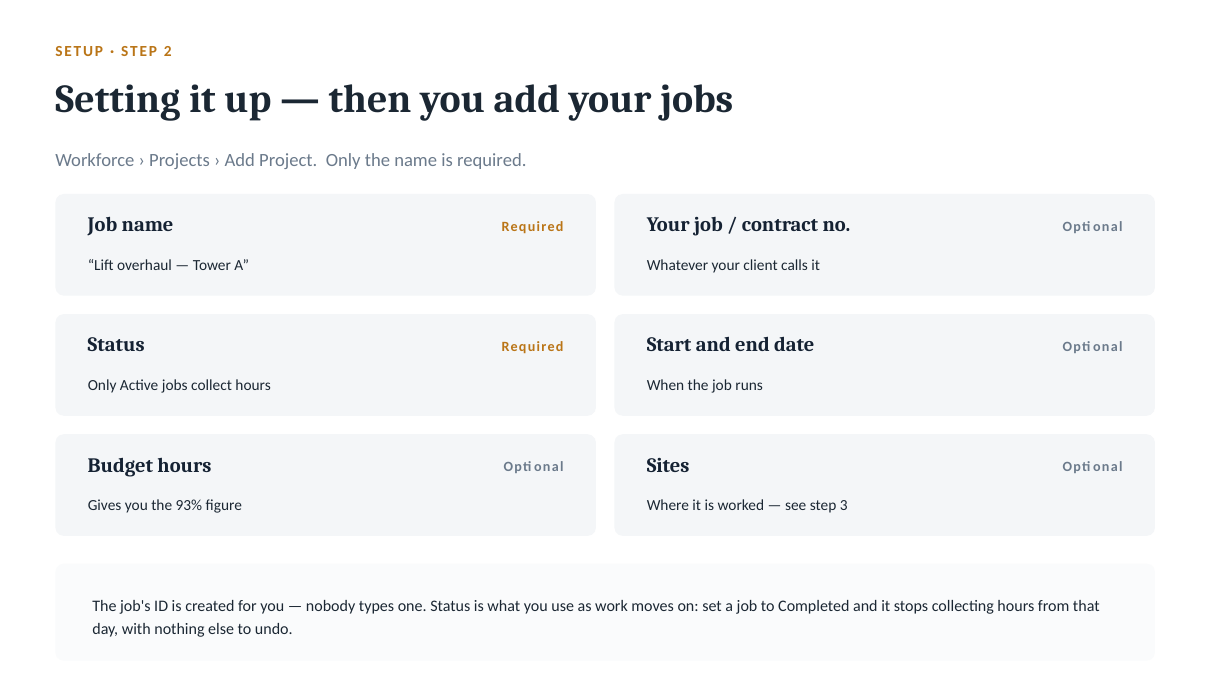
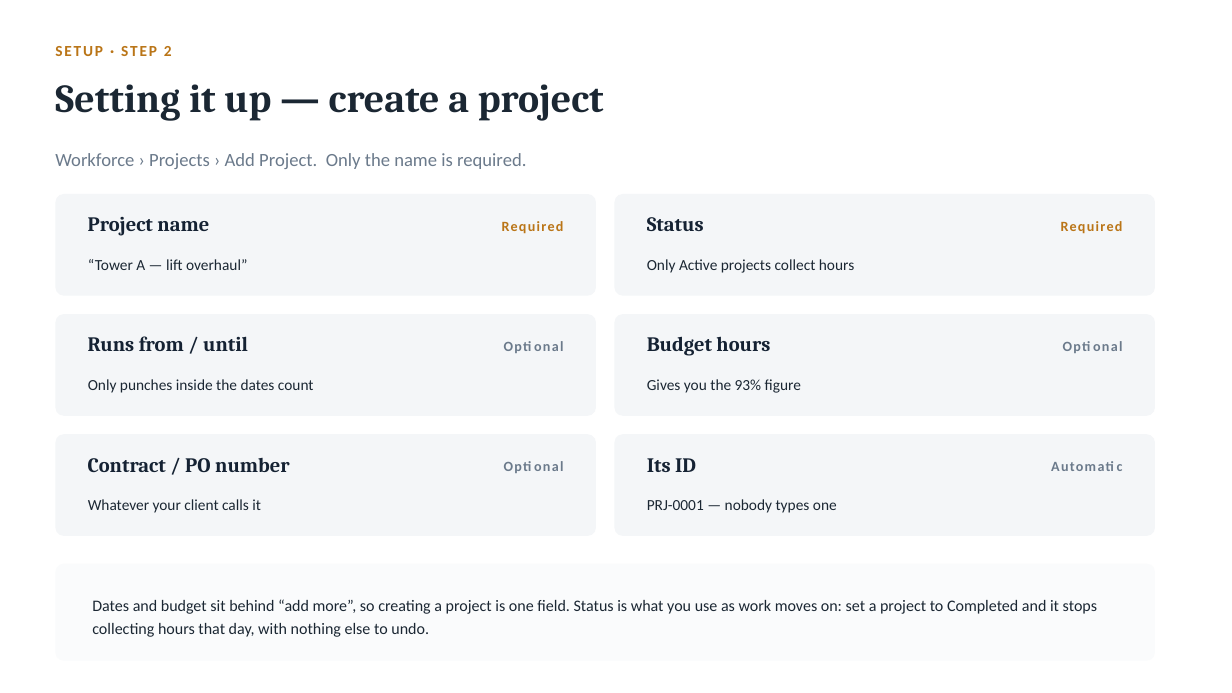
Before and after one commit to iammuniraa-wq/bpmsquare-app, a slide deck: slide 10 of docs/BPMSquare_WFM_Project_Costing.pptx (slide 9 before the commit). Drawn at 1232x693 pixels with LibreOffice and Linux fonts; fonts in the diff are those of the drawing. Boxes give left, top, right and bottom in pixels: in the first picture for what was removed or moved away, otherwise in the second. Text is boxed around its words. In the diff, an @@ line names an element or a change of style, - is before the commit and + after.

```diff
--- a/docs/BPMSquare_WFM_Project_Costing.pptx
+++ b/docs/BPMSquare_WFM_Project_Costing.pptx
@@ text at box(55, 84, 604, 121): text changed @@
-Setting it up — then you add your jobs
+Setting it up — create a project
@@ text at box(88, 217, 209, 236): text changed @@
-Job name
+Project name
@@ text at box(647, 217, 704, 231): text changed @@
-Your job / contract no.
+Status
@@ text at box(1061, 221, 1123, 234): text changed; text colour #6B7A8B to #BA7517 @@
-Optional
+Required
@@ text at box(88, 259, 247, 270): text changed @@
-“Lift overhaul — Tower A”
+“Tower A — lift overhaul”
@@ text at box(647, 259, 854, 273): text changed @@
-Whatever your client calls it
+Only Active projects collect hours
@@ text at box(88, 336, 248, 351): text changed @@
-Status
+Runs from / until
@@ text at box(502, 341, 564, 354): text changed; text colour #BA7517 to #6B7A8B @@
-Required
+Optional
@@ text at box(647, 336, 770, 356): text changed @@
-Start and end date
+Budget hours
@@ text at box(88, 379, 314, 393): text changed @@
-Only Active jobs collect hours
+Only punches inside the dates count
@@ text at box(647, 379, 801, 393): text changed @@
-When the job runs
+Gives you the 93% figure
@@ text at box(88, 458, 289, 472): text changed @@
-Budget hours
+Contract / PO number
@@ text at box(647, 458, 696, 472): text changed @@
-Sites
+Its ID
@@ text at box(970, 453, 1123, 479): text changed @@
-Optional
+Automatic
@@ text at box(88, 499, 261, 513): text changed @@
-Gives you the 93% figure
+Whatever your client calls it
@@ text at box(647, 499, 837, 513): text changed @@
-Where it is worked — see step 3
+PRJ-0001 — nobody types one
@@ text at box(92, 599, 1097, 637): text changed @@
-The job's ID is created for you — nobody types one. Status is what you use as work moves on: set a job to Completed and it stops collecting hours from that day, with nothing else to undo.
+Dates and budget sit behind “add more”, so creating a project is one field. Status is what you use as work moves on: set a project to Completed and it stops collecting hours that day, with nothing else to undo.
```
Also in this commit, not shown: 10 other slides changed, 3 slides added, 2 slides removed.
